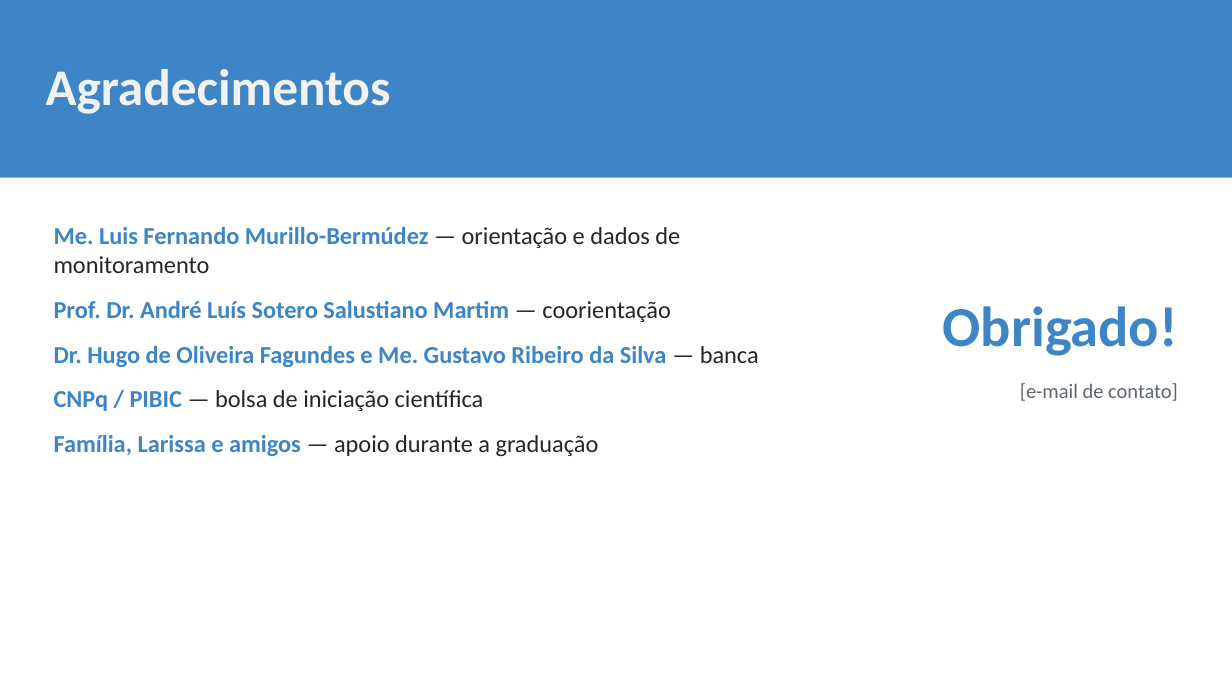
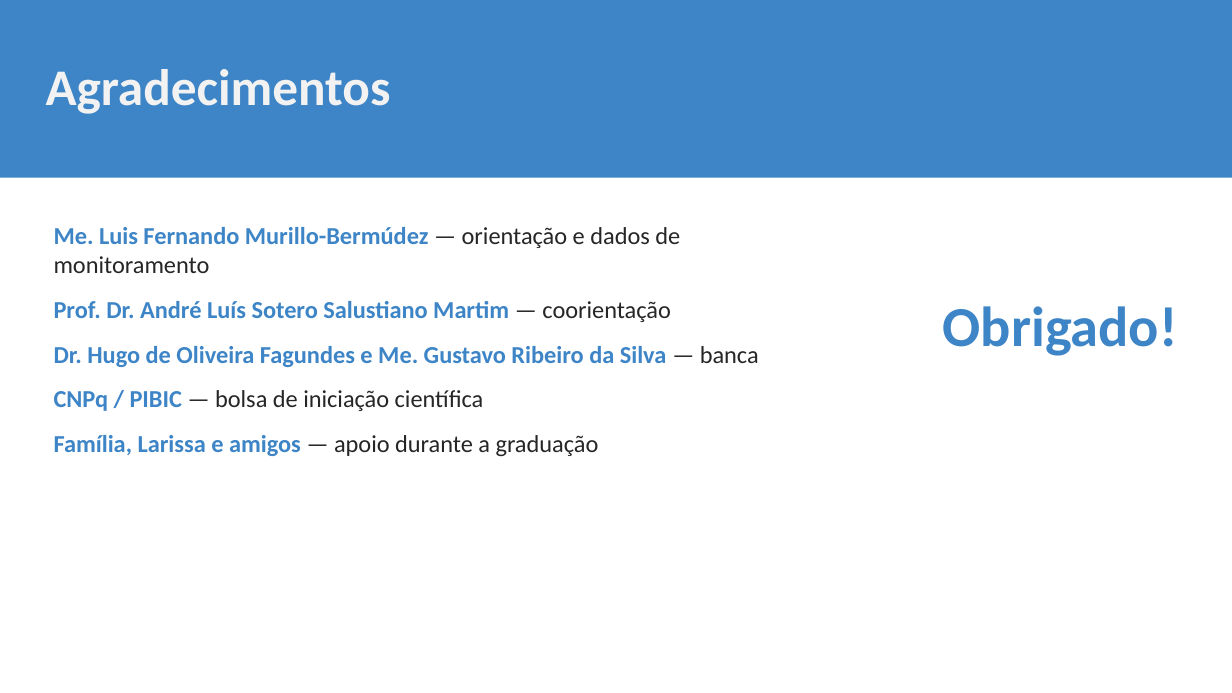
Before and after one commit to mateusvivarelli/TCC, a slide deck: slide 33 of Apresentacao/slideTCC_18-11_sugestoes.pptx. Drawn at 1232x693 pixels with LibreOffice and Linux fonts; fonts in the diff are those of the drawing; background and template pictures are left out. Boxes give left, top, right and bottom in pixels: in the first picture for what was removed or moved away, otherwise in the second. Text is boxed around its words. In the diff, an @@ line names an element or a change of style, - is before the commit and + after.

```diff
--- a/Apresentacao/slideTCC_18-11_sugestoes.pptx
+++ b/Apresentacao/slideTCC_18-11_sugestoes.pptx
@@ text removed at (1020,383,1178,401) @@
-[e-mail de contato]
```
Also in this commit, not shown: 9 other slides changed, 11 other files.
